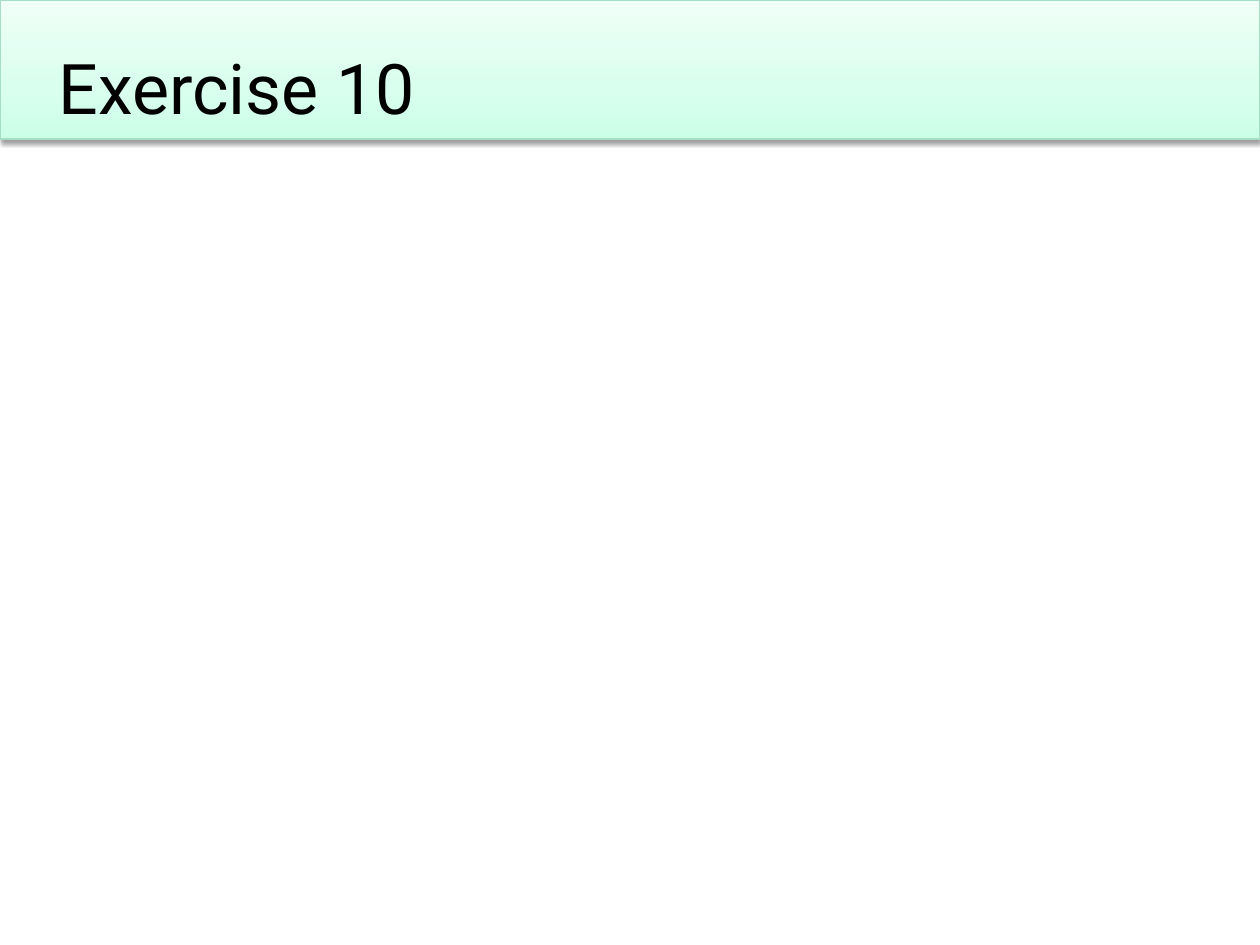
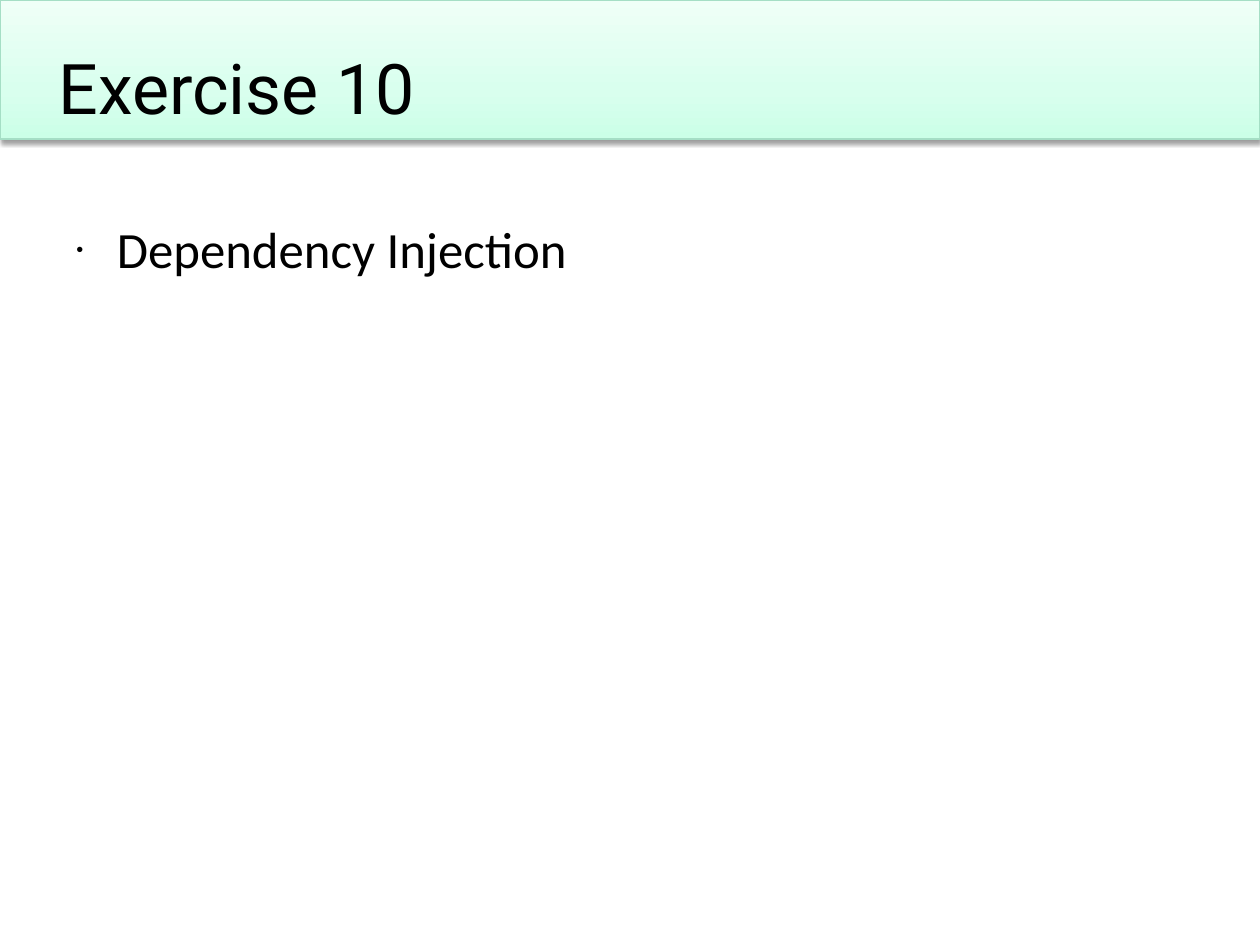
Before and after one commit to Particular/Course.Slides, a slide deck: slide 45 of EnterpriseDevelopmentWithNServiceBus.pptx. Drawn at 1260x945 pixels with LibreOffice and Linux fonts; fonts in the diff are those of the drawing; background and template pictures are left out. Boxes give left, top, right and bottom in pixels: in the first picture for what was removed or moved away, otherwise in the second. Text is boxed around its words. In the diff, an @@ line names an element or a change of style, - is before the commit and + after.

```diff
--- a/EnterpriseDevelopmentWithNServiceBus.pptx
+++ b/EnterpriseDevelopmentWithNServiceBus.pptx
@@ text added at bbox=[117, 232, 567, 277], 32 pt, text #000000 @@
+• Dependency Injection
```
Also in this commit, not shown: 8 other slides changed, 1 other file.
